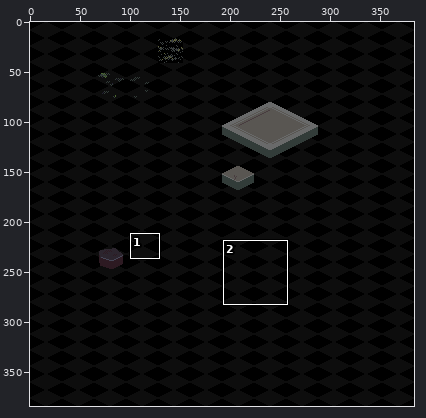
Edited in one commit: pixel-art file (asset/test..aseprite). Above: a wide view before the commit, with the close-up outlined.
Close-up. Earlier state:
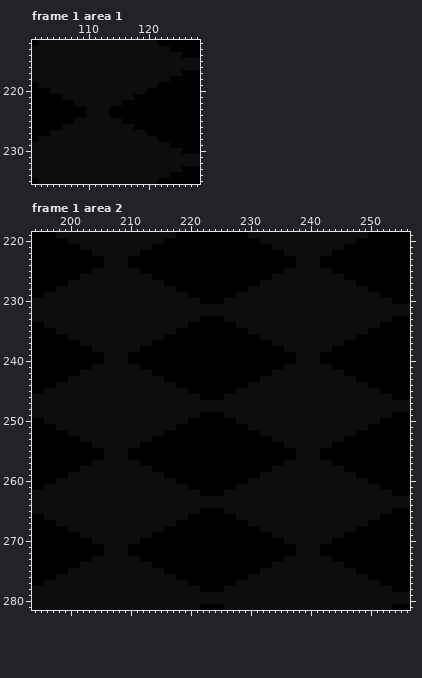
384x384 pixels, 2 frames. Shown: frame 1 area 1: x 101..128, y 212..235; frame 1 area 2: x 194..256, y 219..281.
Now the later version:
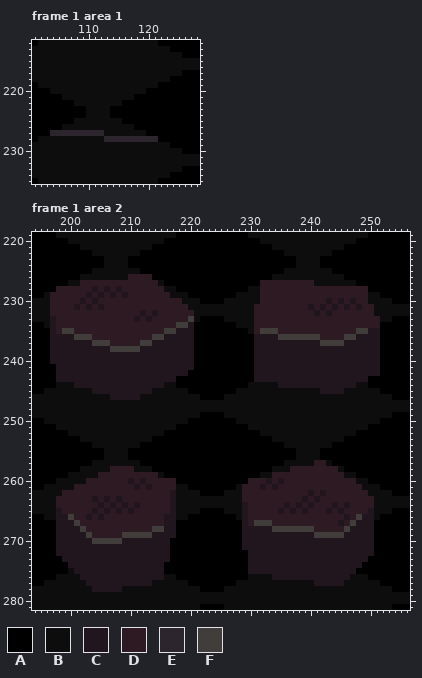
Palette (. is transparent): A #000000  B #0d0d0d  C #22161e  D #2d1a22  E #2c252e  F #403d3b
Difference:
Changed rows in their new state; - is an unchanged pixel.
Frame 1 area 1, layer "Layer 1":
first column x 104:
227 EEEEEEEEE---------
228 ---------EEEEEEEEE
Frame 1 area 2, layer "Layer 1":
first column x 197:
226 -------------DDDD--------------------------------------
227 -----DDDDDDDDDDDDD-----------------DDDDDDDDD-----------
228 -DDDDDDCDCDCDDDDDDD----------------DDDDDDDDDDDDDDDDDD--
229 DDDDDDCDCDCDCDDDDDDD---------------DDDDDDDDDDDDDDDDDD--
230 DDDDDCDCDDDDDDDDDDDDDD-------------DDDDDDDDDDDCDCDCDD--
231 DDDDCDCDCDDDDDDDDDDDDDD-----------DDDDDDDDDCDCDCDCDCDD-
232 DDDDDDDDDDDDDDDCDCDDDDDD----------DDDDDDDDDDCDCDDDDDDD-
233 CDDDDDDDDDDDDDCDCDDDDDDF----------DDDDDDDDDDDDDDDDDDDDD
234 CDDDDDDDDDDDDDDDDDDDDFFC----------DDDDDDDDDDDDDDDDDDDDD
235 CDFFDDDDDDDDDDDDDDDFFCCC----------DFFFDDDDDDDDDDDDDFFCC
236 CCCCFFFDDDDDDDDDDFFCCCCC----------CCCCFFFFFFFDDDDFFCCCC
237 CCCCCCCFFFDDDDDFFCCCCCCC----------CCCCCCCCCCCFFFFCCCCCC
238 CCCCCCCCCCFFFFFCCCCCCCCC----------CCCCCCCCCCCCCCCCCCCCC
239 CCCCCCCCCCCCCCCCCCCCCCCC----------CCCCCCCCCCCCCCCCCCCCC
240 CCCCCCCCCCCCCCCCCCCCCCCC----------CCCCCCCCCCCCCCCCCCCCC
241 -CCCCCCCCCCCCCCCCCCCCCCC----------CCCCCCCCCCCCCCCCCCCCC
242 -CCCCCCCCCCCCCCCCCCCCCC-----------CCCCCCCCCCCCCCCCCCCCC
243 -CCCCCCCCCCCCCCCCCCCC-------------CCCCCCCCCCCCCCCCCCC--
244 ----CCCCCCCCCCCCCCC-------------------CCCCCCCCCCCCC----
245 -------CCCCCCCCCC----------------------------CCCC------
246 ----------CCCCC----------------------------------------
first column x 198:
257 -------------------------------------------DD--------
258 ---------DDDD--------------------------DDDDDDDD------
259 -------DDDDDDDDDD-------------------DDDDDDDDDDDD-----
260 -----DDDDDDDCDCDDDDD------------DDDCDCDDDDDDDDDDDD---
261 ---DDDDDDDDDDCDCDDDD-----------DDDCDCDDDDDDDDDDDDDD--
262 -DDDDDDDDDDDDDDDDDDC-----------DDDDDDDDDDDCDCDDDDDDD-
263 DDDDDDCDCDCDDDDDDDDC-----------DDDDDDDDDDCDCDDDDDDDDD
264 DDDDDDDCDCDCDCDDDDDC-----------CDDDDDDCDCDCDDDCDCDDDD
265 CDDDDDCDCDCDCDDDDDDC-----------CDDDDDCDCDCDDDCDCDDDDC
266 CCFDDCDCDDDDDDDDDDCC-----------CDDDDDDDDDDDDDDDDCDFCC
267 CCCFDDDDDDDDDDDDDDCC-----------CDFFFDDDDDDDDDDDCDFCCC
268 CCCCFDDDDDDDDDDDFFCC-----------CCCCCFFFFFFFDDDDDFCCCC
269 CCCCCFDDDDDFFFFFCCCC-----------CCCCCCCCCCCCFFFFFCCCCC
270 CCCCCCFFFFFCCCCCCCC------------CCCCCCCCCCCCCCCCCCCCCC
271 CCCCCCCCCCCCCCCCCCC------------CCCCCCCCCCCCCCCCCCCCCC
272 CCCCCCCCCCCCCCCCCCC-------------CCCCCCCCCCCCCCCCCCCCC
273 -CCCCCCCCCCCCCCCCCC-------------CCCCCCCCCCCCCCCCCCCC-
274 --CCCCCCCCCCCCCCCC--------------CCCCCCCCCCCCCCCCCCC--
275 ---CCCCCCCCCCCCCCC--------------CCCCCCCCCCCCCCCCCC---
276 ----CCCCCCCCCCCCCC------------------CCCCCCCCCCCCC----
277 -----CCCCCCCCCCC---------------------------CCCCC-----
278 ------CCCCC------------------------------------------
